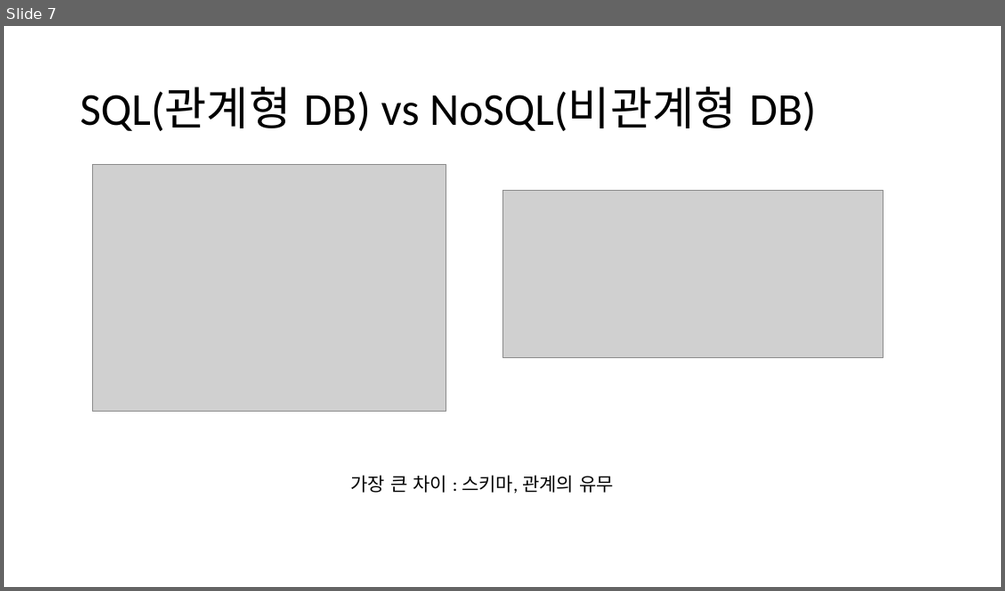
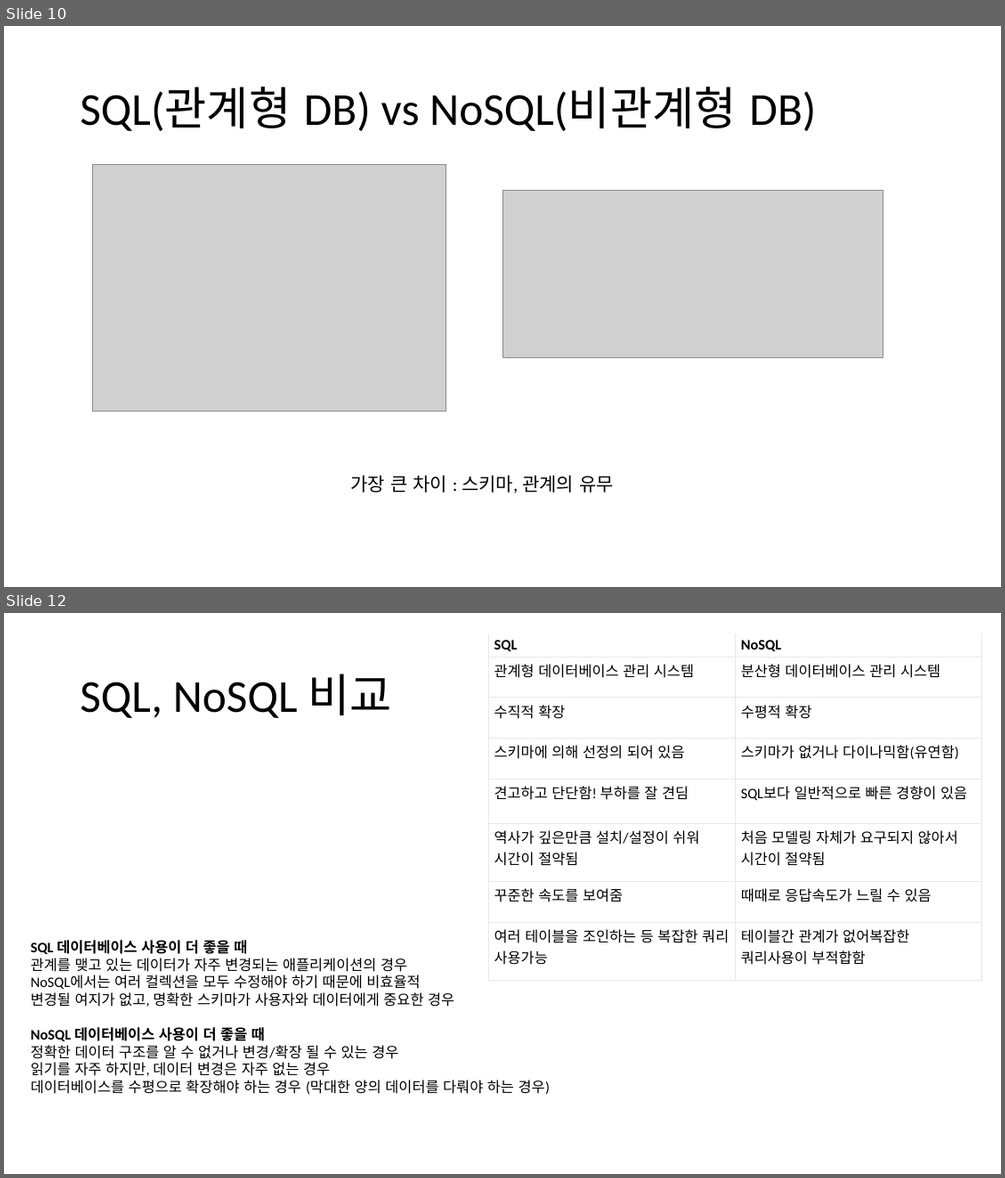
Before and after one commit to bejpark/JavaStudy, a slide deck: 팀과제/6팀_2_DBMS.pptx. Shown one above the other, each under a label of ours: slide 7 before the commit, slides 10 and 12 after it; the slides between them are not shown. The pictures are 1005x591 and 1005x1178 pixels, drawn with LibreOffice and Linux fonts; fonts in the diff are those of the drawing; grey boxes stand for pictures. Boxes give left, top, right and bottom in pixels: in the first picture for what was removed or moved away, otherwise in the second. Text is boxed around its words. In the diff, an @@ line names an element or a change of style, - is before the commit and + after.

```diff
--- a/팀과제/6팀_2_DBMS.pptx
+++ b/팀과제/6팀_2_DBMS.pptx
@@ slide 12 added at (4,613,1001,1174), background #FFFFFF @@
@@ table added at (488,633,982,993), 8 rows, 2 columns @@
+SQL | NoSQL
+관계형 데이터베이스 관리 시스템 | 분산형 데이터베이스 관리 시스템
+수직적 확장 | 수평적 확장
+스키마에 의해 선정의 되어 있음 | 스키마가 없거나 다이나믹함(유연함)
+견고하고 단단함! 부하를 잘 견딤 | SQL보다 일반적으로 빠른 경향이 있음
+역사가 깊은만큼 설치/설정이 쉬워 시간이 절약됨 | 처음 모델링 자체가 요구되지 않아서 시간이 절약됨
+꾸준한 속도를 보여줌 | 때때로 응답속도가 느릴 수 있음
+여러 테이블을 조인하는 등 복잡한 쿼리 사용가능 | 테이블간 관계가 없어복잡한 쿼리사용이 부적합함
@@ title added at (80,674,392,718), 44 pt, text #000000 @@
+SQL, NoSQL 비교
@@ text added at (31,940,550,1094), 14 pt, text #000000 @@
+SQL 데이터베이스 사용이 더 좋을 때
+관계를 맺고 있는 데이터가 자주 변경되는 애플리케이션의 경우
+NoSQL에서는 여러 컬렉션을 모두 수정해야 하기 때문에 비효율적
+변경될 여지가 없고, 명확한 스키마가 사용자와 데이터에게 중요한 경우
+NoSQL 데이터베이스 사용이 더 좋을 때
+정확한 데이터 구조를 알 수 없거나 변경/확장 될 수 있는 경우
+읽기를 자주 하지만, 데이터 변경은 자주 없는 경우
+데이터베이스를 수평으로 확장해야 하는 경우 (막대한 양의 데이터를 다뤄야 하는 경우)
@@ what was slide 7 is now slide 10 @@
```
Also in this commit, not shown: 2 slides changed, 3 other slides added, 3 other files.
